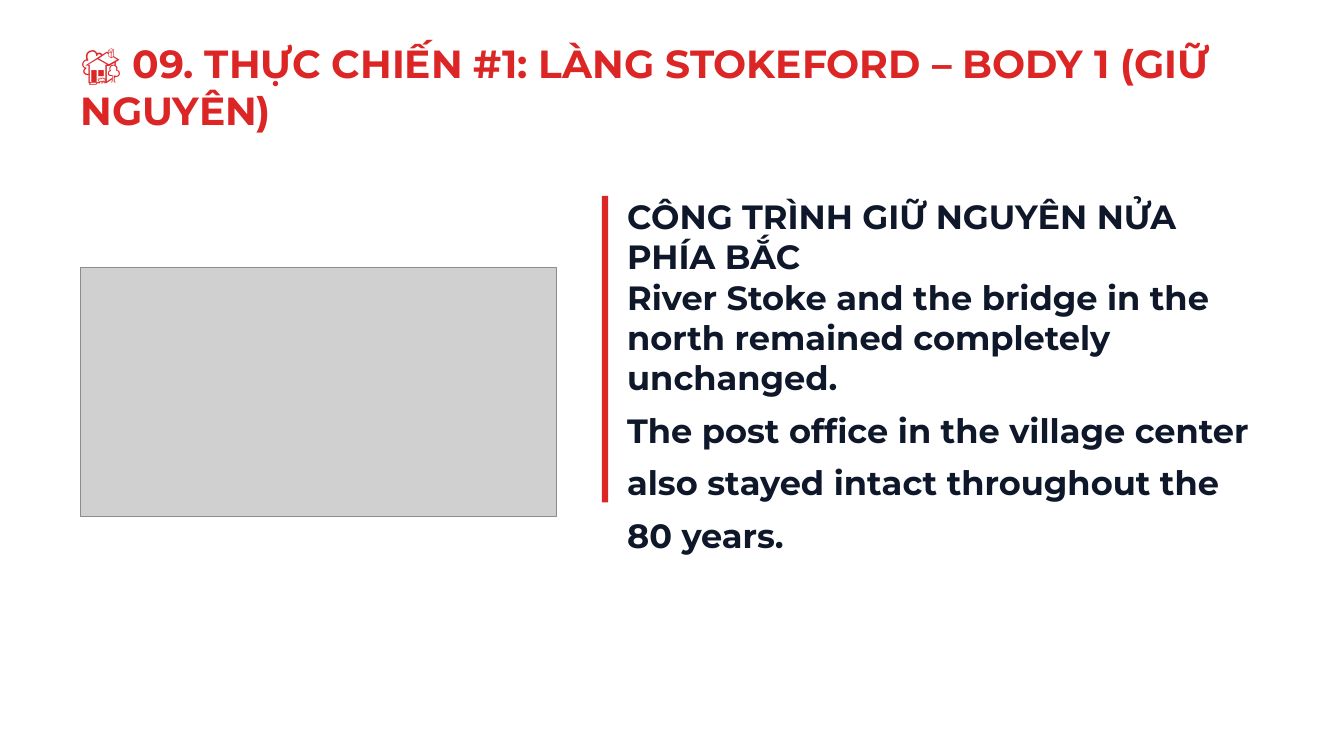
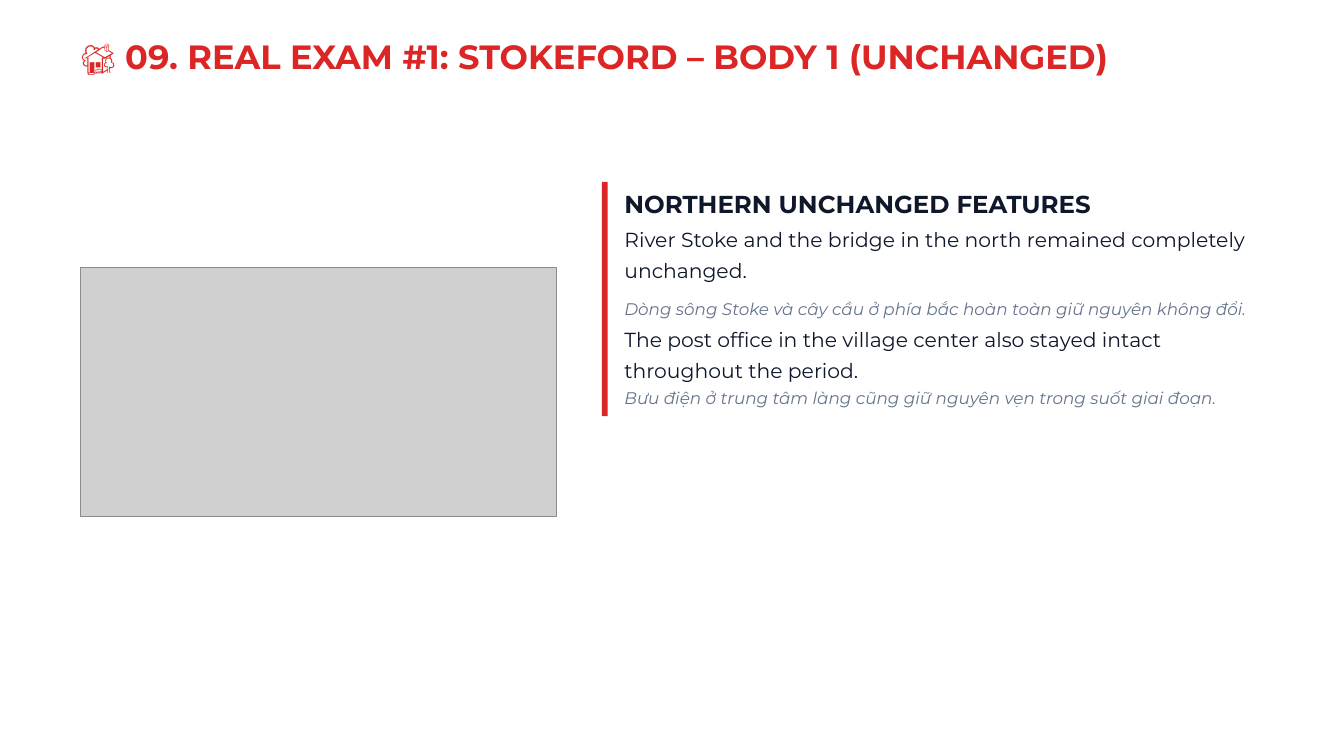
Before and after one commit to snowflake-vibing/KnowledgeLibrary, a slide deck: slide 34 of IELTS/07_YouTube_Studio/01_Slides_Writing_Task1_Map.pptx. Drawn at 1344x756 pixels with LibreOffice and Linux fonts; fonts in the diff are those of the drawing; grey boxes stand for pictures. Boxes give left, top, right and bottom in pixels: in the first picture for what was removed or moved away, otherwise in the second. Text is boxed around its words. In the diff, an @@ line names an element or a change of style, - is before the commit and + after.

```diff
--- a/IELTS/07_YouTube_Studio/01_Slides_Writing_Task1_Map.pptx
+++ b/IELTS/07_YouTube_Studio/01_Slides_Writing_Task1_Map.pptx
@@ text at <box>125,44,1108,76</box>: text changed; size 28 to 24 pt @@
-🏡 09. THỰC CHIẾN #1: LÀNG STOKEFORD – BODY 1 (GIỮ NGUYÊN)
+🏡 09. REAL EXAM #1: STOKEFORD – BODY 1 (UNCHANGED)
@@ rectangle: place and size @@
-rectangle at <box>602,196,608,502</box>
+rectangle at <box>602,182,608,416</box>
@@ text at <box>624,195,1246,408</box>: text changed; size 20 to 14.5 pt; bold off; italic off @@
-CÔNG TRÌNH GIỮ NGUYÊN NỬA PHÍA BẮC
-River Stoke and the bridge in the north remained completely unchanged.
-The post office in the village center also stayed intact throughout the 80 years.
+NORTHERN UNCHANGED FEATURES
+River Stoke and the bridge in the north remained completely unchanged.
+Dòng sông Stoke và cây cầu ở phía bắc hoàn toàn giữ nguyên không đổi.
+The post office in the village center also stayed intact throughout the period.
+Bưu điện ở trung tâm làng cũng giữ nguyên vẹn trong suốt giai đoạn.
```
Also in this commit, not shown: 29 other slides changed, 11 slides added, 11 slides removed, 8 other files.
